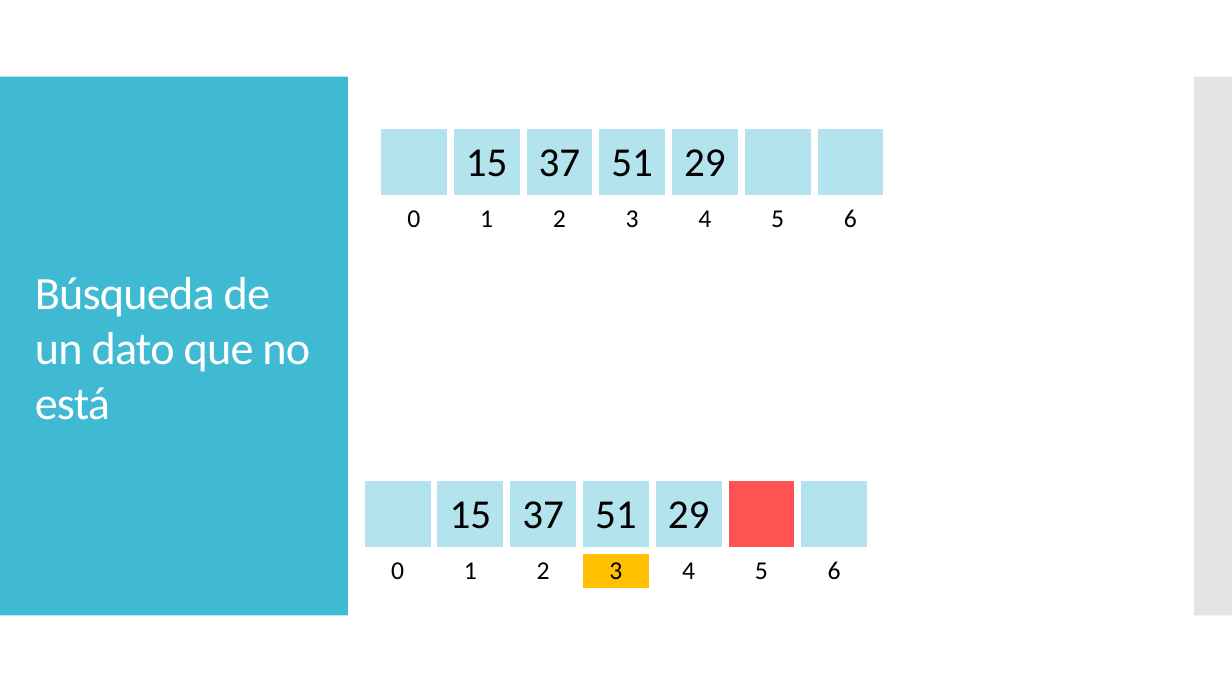
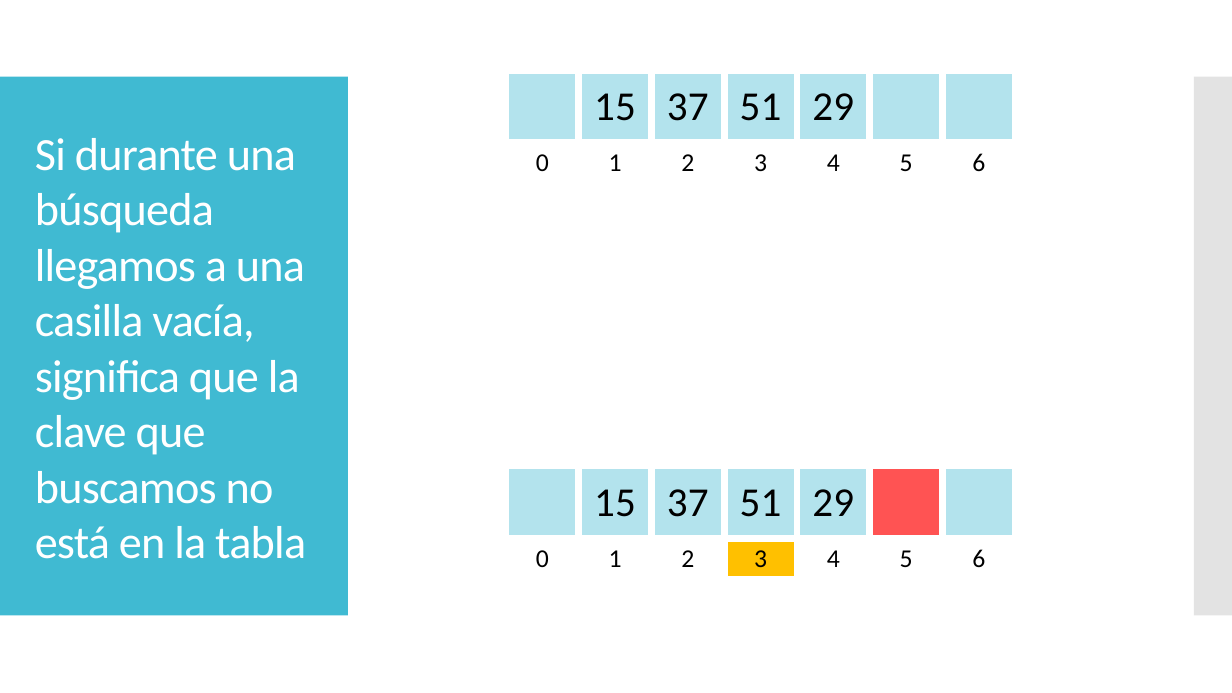
Before and after one commit to chris-carstens/2020-2, a slide deck: slide 26 of Clases/11 - Tablas de Hash/Tablas de hash.pptx (slide 30 before the commit). Drawn at 1232x693 pixels with LibreOffice and Linux fonts; fonts in the diff are those of the drawing; grey boxes stand for pictures. Boxes give left, top, right and bottom in pixels: in the first picture for what was removed or moved away, otherwise in the second. Text is boxed around its words. In the diff, an @@ line names an element or a change of style, - is before the commit and + after.

```diff
--- a/Clases/11 - Tablas de Hash/Tablas de hash.pptx
+++ b/Clases/11 - Tablas de Hash/Tablas de hash.pptx
@@ table moved from (x1=378, y1=126, x2=889, y2=238) to (x1=506, y1=70, x2=1018, y2=183) @@
@@ title at (x1=35, y1=138, x2=306, y2=559): text changed @@
-Búsqueda de un dato que no está
+Si durante una búsqueda llegamos a una casilla vacía, significa que la clave que buscamos no está en la tabla
@@ table moved from (x1=361, y1=478, x2=872, y2=591) to (x1=506, y1=466, x2=1018, y2=579) @@
```
Also in this commit, not shown: 20 other slides changed, 9 slides added, 5 slides removed, 3 other files.
